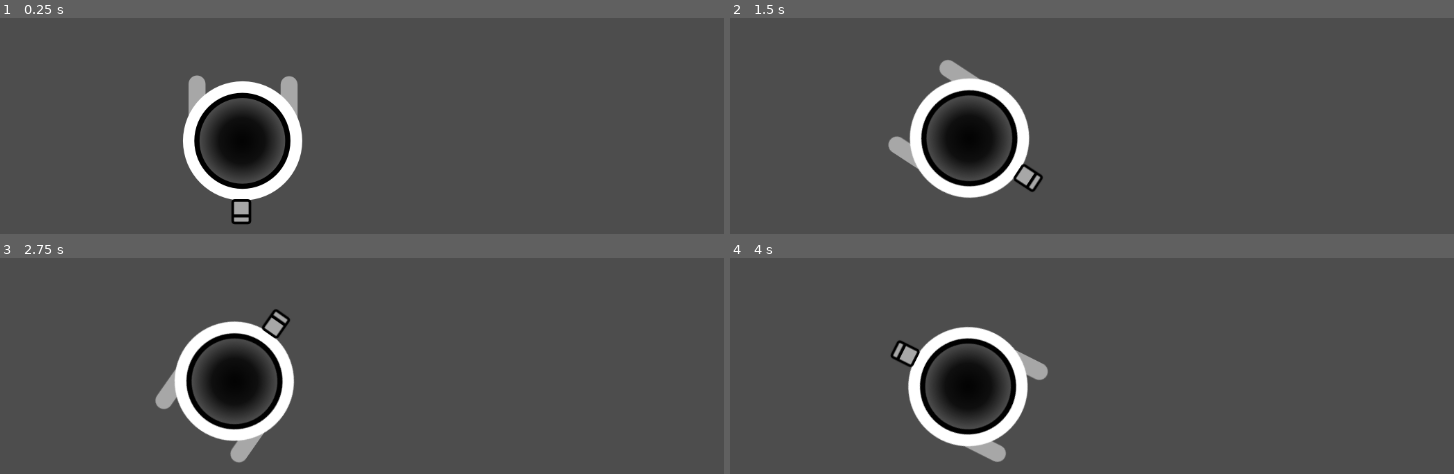
Above: before the commit, frames 1-4 (two rows, left to right).
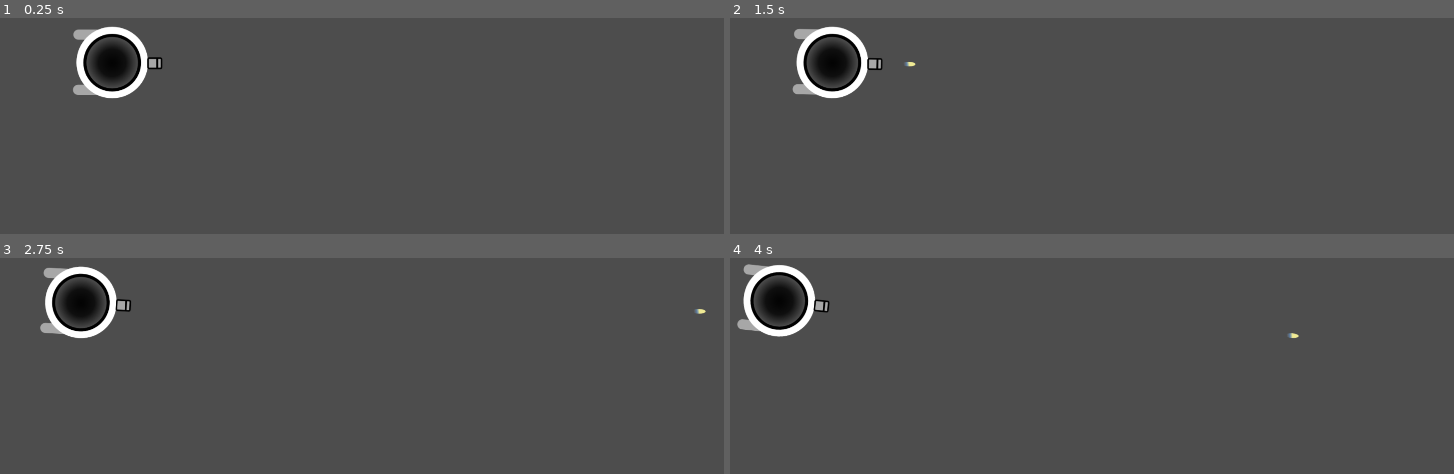
Above: after the commit, the same moments.

Repository: carlosmarti/Godot-Games
Game: Godot game, scene res://Scenes/Levels/test_scene.tscn
The game is run twice, just before and just after one commit, with the same random seed, the same clock (stepped at 60 frames per second) and the same inputs.
Inputs (mouse positions are in pixels of both pictures, inside the frame that each line leads up to):
- Up to frame 1 (0.25 s): no input
- Up to frame 2 (1.5 s): tap Enter at 0.5 s; move the mouse to (1229, 151) at 0.52 s; press the mouse at (1229, 151) at 0.53 s; move the mouse to (896, 195) at 1.27 s; release the mouse at (896, 195) at 1.28 s; click (896, 195) at 1.35 s
- Up to frame 3 (2.75 s): move the mouse to (405, 314) at 2.02 s; press the mouse at (405, 314) at 2.03 s
- Up to frame 4 (4 s): move the mouse to (outside the picture) at 2.77 s; release the mouse at (outside the picture) at 2.78 s; click (outside the picture) at 2.85 s; move the mouse to (outside the picture) at 3.52 s; press the mouse at (outside the picture) at 3.53 s

The runs differ from the first frame. In frame 1, 9.4% of the frame differs, in the area x 10-42%, y 3-96%; in frame 2, 9.4%; in frame 3, 9.4%; in frame 4, 9.4%, in the area x 0-79%, y 2-95%.

Commit message:
Completed ship functionality

Diff:
--- a/MiningSpace/Scenes/Miscellaneous/Bullet/bullet.gd
+++ b/MiningSpace/Scenes/Miscellaneous/Bullet/bullet.gd
@@ -1,5 +1,7 @@
 extends Area2D
 
+@export var damage = 10
+@export var speed = 1000
 
 # Called when the node enters the scene tree for the first time.
 func _ready():
@@ -11,3 +13,8 @@
 	if position.x > get_viewport_rect().size.x or position.x < 0 or position.y > get_viewport_rect().size.y or position.y < 0:
 		print("freeing bullet")
 		self.queue_free()
+
+	position += transform.x * speed * delta
+
+func getDamage():
+	return damage
--- a/MiningSpace/Scenes/Miscellaneous/Bullet/bullet.tscn
+++ b/MiningSpace/Scenes/Miscellaneous/Bullet/bullet.tscn
@@ -10,7 +10,9 @@
 script = ExtResource("1_p3rtk")
 
 [node name="CollisionShape2D" type="CollisionShape2D" parent="."]
+rotation = 1.5708
 shape = SubResource("CapsuleShape2D_1ype8")
 
 [node name="Sprite2D" type="Sprite2D" parent="."]
+rotation = 1.5708
 texture = ExtResource("1_lsrbb")
--- a/MiningSpace/Scenes/Ships/ship.gd
+++ b/MiningSpace/Scenes/Ships/ship.gd
@@ -3,11 +3,11 @@
 var thrust = Vector2()
 var rotation_dir = 0
 
-@export var engine_thrust = 300
+@export var engine_forward_thrust = 50000
+@export var engine_backward_thrust = 10000
 @export var spin_thrust = 10000
 
 var startPressPos = Vector2()
-var tempDragPos = Vector2()
 var endPressedPos = Vector2()
 
 # Called when the node enters the scene tree for the first time.
@@ -16,27 +16,34 @@
 
 func _process(delta):
 	get_input()
-	print("rotation: " + str(rotation_dir))
 
 func _physics_process(delta):
-	apply_force(thrust * delta)
+	apply_force(thrust)
 	apply_torque((rotation_dir * spin_thrust) * delta)
+
+	if thrust > Vector2.ZERO or thrust < Vector2.ZERO:
+		thrust = Vector2.ZERO
 
 func get_input():
 	if Input.is_action_just_pressed("touch"):
 		startPressPos = get_global_mouse_position()
-		print("start Position: " + str(startPressPos))
 
 	if Input.is_action_pressed("touch"):
-
-		if tempDragPos.x < get_global_mouse_position().x:
+		if startPressPos.x < get_global_mouse_position().x - 30:
 			rotation_dir = -1
-		elif tempDragPos.x > get_global_mouse_position().x:
+		elif startPressPos.x > get_global_mouse_position().x + 30:
 			rotation_dir = 1
-
-		tempDragPos = get_global_mouse_position()
 
 	if Input.is_action_just_released("touch"):
 		endPressedPos = get_global_mouse_position()
 		rotation_dir = 0
-		print("end position: " + str(endPressedPos))
+		if startPressPos == endPressedPos:
+			#add shooting algo here
+			var bullet = $AmmoComponent.getBullet().instantiate()
+			owner.add_child(bullet)
+			bullet.transform = $Marker2D.global_transform
+		else:
+			if (startPressPos.y - endPressedPos.y) >= 50:
+				thrust = transform.x * engine_forward_thrust
+			elif (startPressPos.y - endPressedPos.y) <= -50:
+				thrust = transform.x * engine_backward_thrust * -1
--- a/MiningSpace/Scenes/Ships/ship.tscn
+++ b/MiningSpace/Scenes/Ships/ship.tscn
@@ -12,16 +12,19 @@
 gravity_scale = 0.0
 max_contacts_reported = 5
 contact_monitor = true
+linear_damp = 2.0
+angular_damp = 1.0
 script = ExtResource("1_h4t2t")
 
 [node name="CollisionShape2D" type="CollisionShape2D" parent="."]
 shape = SubResource("CircleShape2D_4y6m4")
 
 [node name="Sprite2D" type="Sprite2D" parent="."]
+rotation = -1.5708
 texture = ExtResource("1_g4eye")
 
 [node name="Marker2D" type="Marker2D" parent="."]
-position = Vector2(4, 122)
+position = Vector2(126, -4)
 
 [node name="EnergyComponent" type="Node" parent="."]
 script = ExtResource("3_jo88f")
--- a/MiningSpace/Scripts/Ammo.gd
+++ b/MiningSpace/Scripts/Ammo.gd
@@ -1,18 +1,28 @@
 extends Node
 class_name AmmoComponent
 
-@export var ammo = 20
+@export var maxAmmo = 20
 @onready var bullet = preload("res://Scenes/Miscellaneous/Bullet/bullet.tscn")
+@onready var ammo = maxAmmo
 
 # Called when the node enters the scene tree for the first time.
 func _ready():
 	pass # Replace with function body.
 
 func usedAmmo(amount):
-	ammo -= amount
+	if (ammo - amount) < 0:
+		ammo = 0
+	else:
+		ammo -= amount
 
 func restoredAmmo(amount):
-	ammo += amount
+	if (ammo + amount) > maxAmmo:
+		ammo = maxAmmo
+	else:
+		ammo += amount
 
 func getBullet():
 	return bullet
+
+func getAmmo():
+	return ammo
--- a/MiningSpace/Scripts/Energy.gd
+++ b/MiningSpace/Scripts/Energy.gd
@@ -1,16 +1,24 @@
 extends Node
 class_name EnergyComponent
 
-@export var energy = 100
+@export var maxEnergy = 100
+
+var energy
 # Called when the node enters the scene tree for the first time.
 func _ready():
-	pass # Replace with function body.
+	energy = maxEnergy
 
 func consumedEnergy(amount):
-	energy -= amount
+	if (energy - amount) < 0:
+		energy = 0
+	else:
+		energy -= amount
 
 func addEnergy(amount):
-	energy += amount
+	if (energy + amount) > maxEnergy:
+		energy = maxEnergy
+	else:
+		energy += amount
 
 func getEnergy():
 	return energy
--- a/MiningSpace/project.godot
+++ b/MiningSpace/project.godot
@@ -15,6 +15,11 @@
 config/features=PackedStringArray("4.0", "Mobile")
 config/icon="res://icon.svg"
 
+[display]
+
+window/size/viewport_width=1920
+window/size/viewport_height=1080
+
 [input]
 
 touch={
Not shown, changed: MiningSpace/export_presets.cfg
